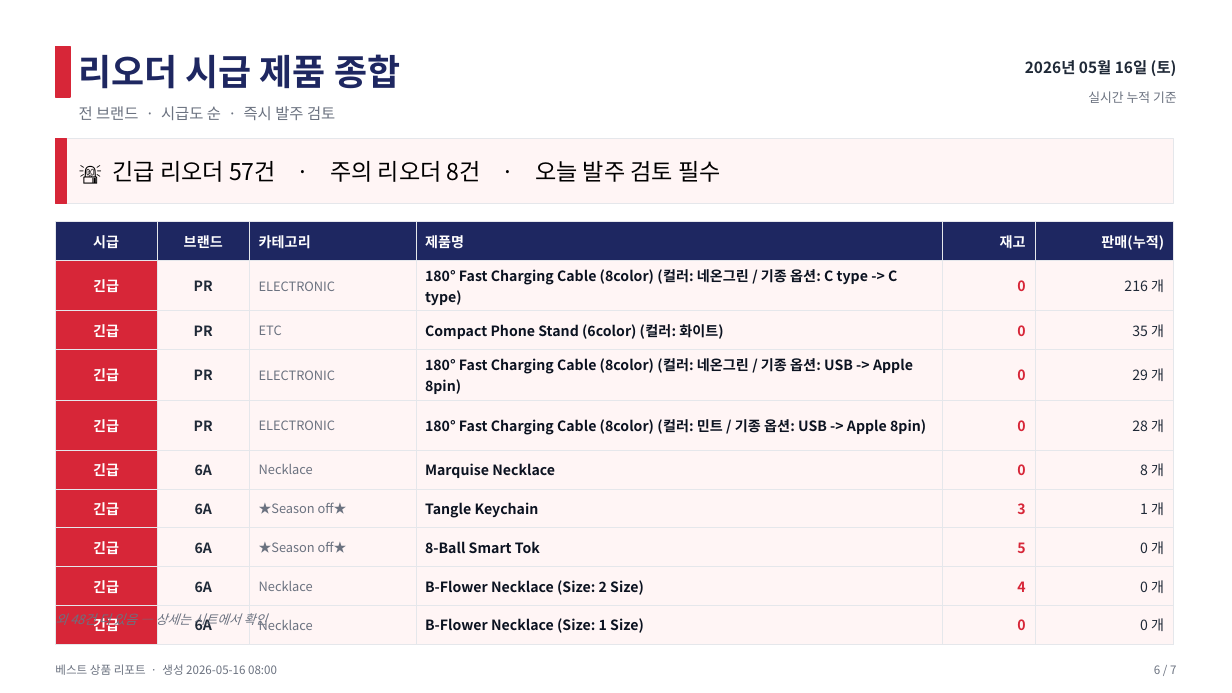
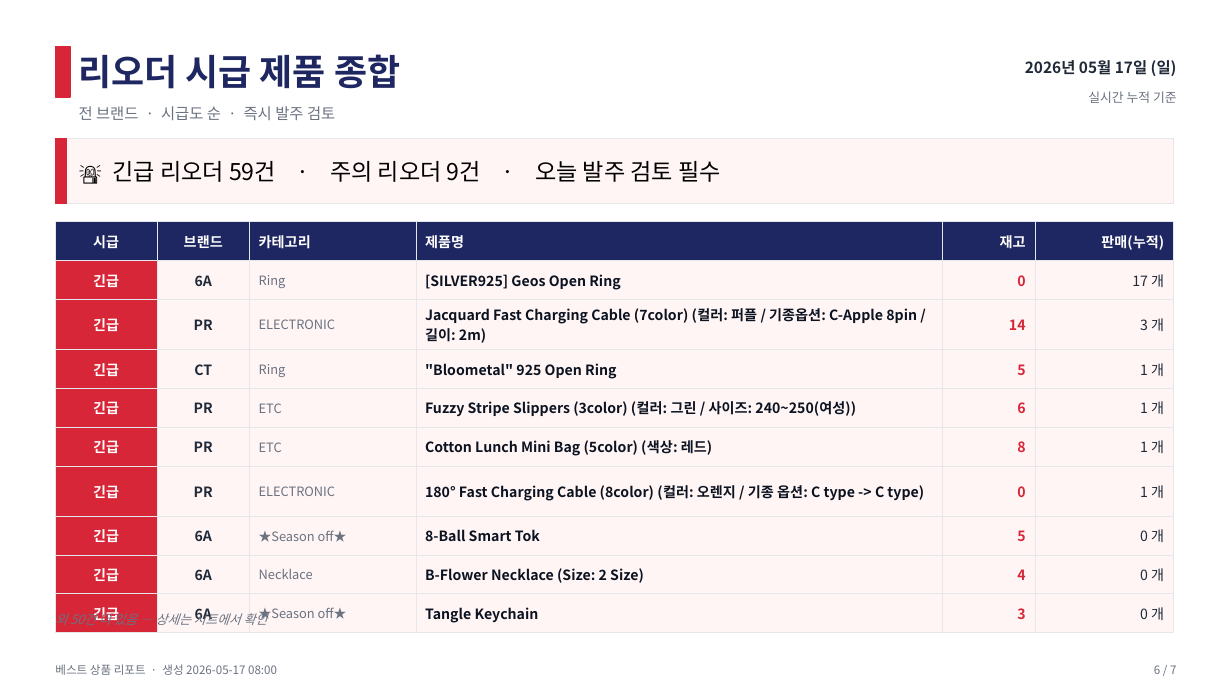
Before and after one commit to j65209/Brightbeed, a slide deck: slide 6 of data/sales-report.pptx. Drawn at 1232x693 pixels with LibreOffice and Linux fonts; fonts in the diff are those of the drawing. Boxes give left, top, right and bottom in pixels: in the first picture for what was removed or moved away, otherwise in the second. Text is boxed around its words. In the diff, an @@ line names an element or a change of style, - is before the commit and + after.

```diff
--- a/data/sales-report.pptx
+++ b/data/sales-report.pptx
@@ text at box(1025, 60, 1177, 76): text changed @@
-2026년 05월 16일 (토)
+2026년 05월 17일 (일)
@@ text at box(112, 161, 721, 182): text changed @@
-🚨 긴급 리오더 57건 · 주의 리오더 8건 · 오늘 발주 검토 필수
+🚨 긴급 리오더 59건 · 주의 리오더 9건 · 오늘 발주 검토 필수
@@ table at box(55, 222, 1174, 627) @@
-row 2: 긴급 | PR | ELECTRONIC | 180° Fast Charging Cable (8color) (컬러: 네온그린 / 기종 옵션: C type -> C type) | 0 | 216 개
+row 2: 긴급 | 6A | Ring | [SILVER925] Geos Open Ring | 0 | 17 개
-row 3: 긴급 | PR | ETC | Compact Phone Stand (6color) (컬러: 화이트) | 0 | 35 개
+row 3: 긴급 | PR | ELECTRONIC | Jacquard Fast Charging Cable (7color) (컬러: 퍼플 / 기종옵션: C-Apple 8pin / 길이: 2m) | 14 | 3 개
-row 4: 긴급 | PR | ELECTRONIC | 180° Fast Charging Cable (8color) (컬러: 네온그린 / 기종 옵션: USB -> Apple 8pin) | 0 | 29 개
+row 4: 긴급 | CT | Ring | "Bloometal" 925 Open Ring | 5 | 1 개
-row 5: 긴급 | PR | ELECTRONIC | 180° Fast Charging Cable (8color) (컬러: 민트 / 기종 옵션: USB -> Apple 8pin) | 0 | 28 개
+row 5: 긴급 | PR | ETC | Fuzzy Stripe Slippers (3color) (컬러: 그린 / 사이즈: 240~250(여성)) | 6 | 1 개
-row 6: 긴급 | 6A | Necklace | Marquise Necklace | 0 | 8 개
+row 6: 긴급 | PR | ETC | Cotton Lunch Mini Bag (5color) (색상: 레드) | 8 | 1 개
-row 7: 긴급 | 6A | ★Season off★ | Tangle Keychain | 3 | 1 개
+row 7: 긴급 | PR | ELECTRONIC | 180° Fast Charging Cable (8color) (컬러: 오렌지 / 기종 옵션: C type -> C type) | 0 | 1 개
-row 10: 긴급 | 6A | Necklace | B-Flower Necklace (Size: 1 Size) | 0 | 0 개
+row 10: 긴급 | 6A | ★Season off★ | Tangle Keychain | 3 | 0 개
@@ text at box(55, 610, 268, 628): text changed @@
-외 48건 더 있음 — 상세는 시트에서 확인
+외 50건 더 있음 — 상세는 시트에서 확인
@@ text at box(55, 664, 277, 675): text changed @@
-베스트 상품 리포트 · 생성 2026-05-16 08:00
+베스트 상품 리포트 · 생성 2026-05-17 08:00
```
Also in this commit, not shown: 6 other slides changed.
